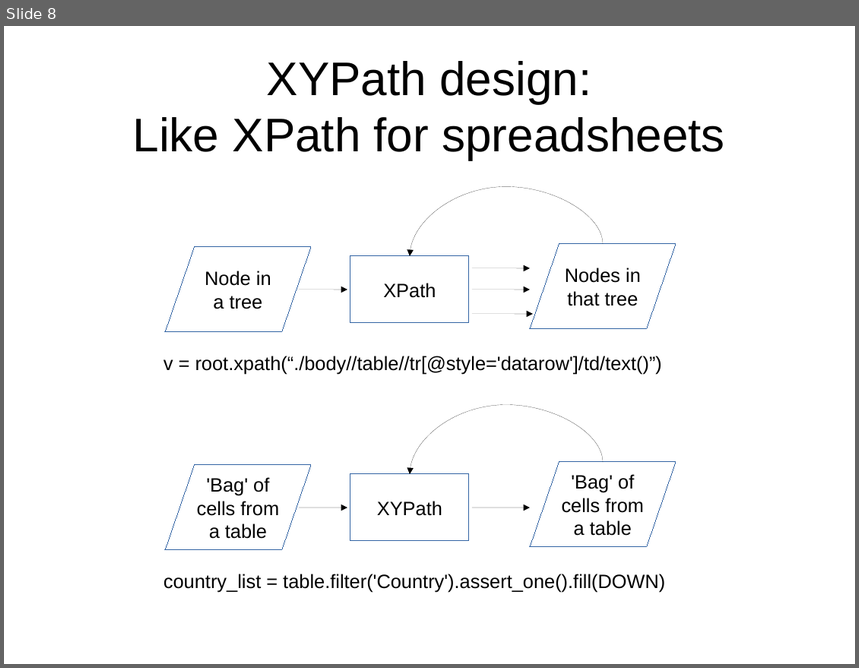
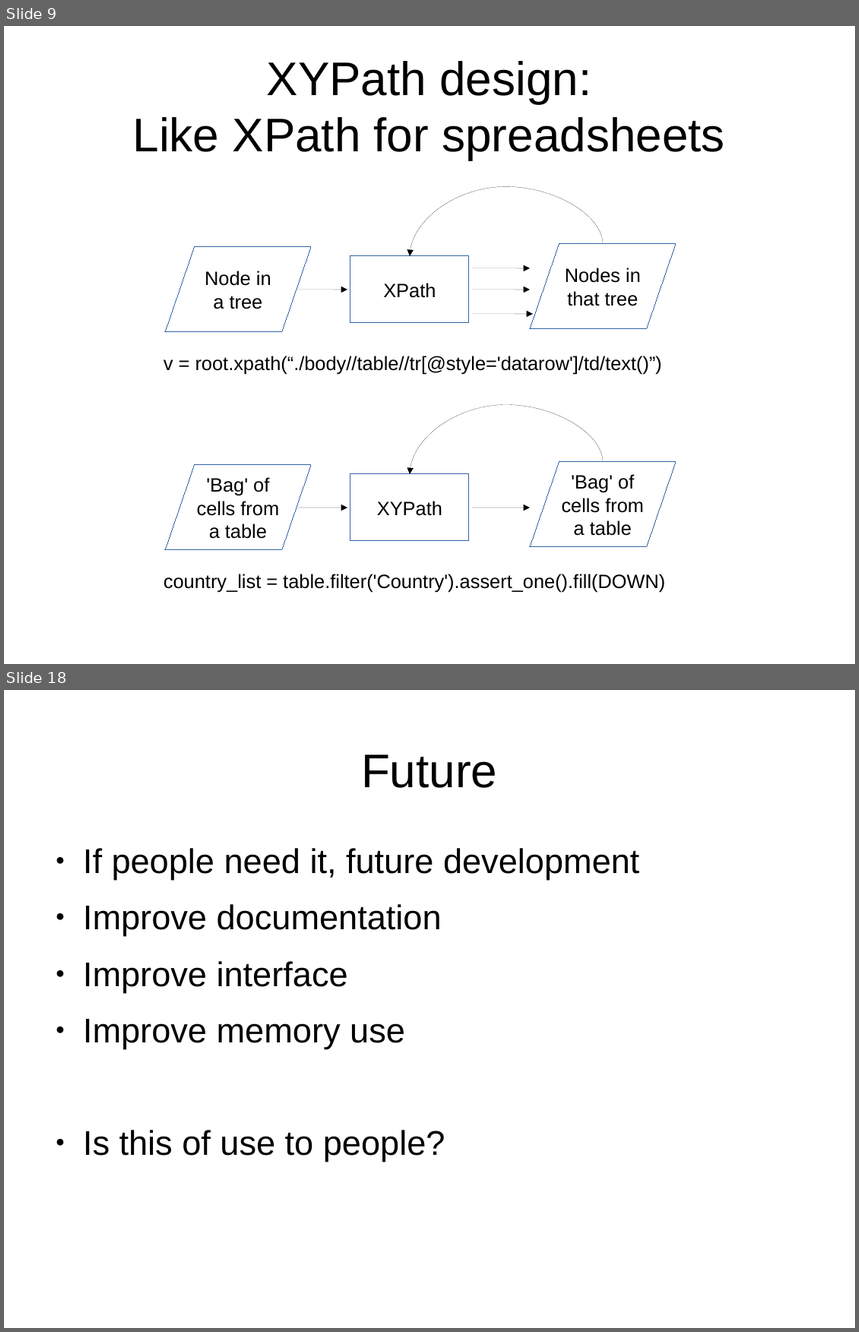
Before and after one commit to sensiblecodeio/xypath, a slide deck: presentation.odp. Shown one above the other, each under a label of ours: slide 8 before the commit, slides 9 and 18 after it; the slides between them are not shown. The pictures are 859x668 and 859x1332 pixels, drawn with LibreOffice and Linux fonts; fonts in the diff are those of the drawing. Boxes give left, top, right and bottom in pixels: in the first picture for what was removed or moved away, otherwise in the second. Text is boxed around its words. In the diff, an @@ line names an element or a change of style, - is before the commit and + after.

```diff
--- a/presentation.odp
+++ b/presentation.odp
@@ slide 18 added at (4,690,855,1328), background #FFFFFF @@
@@ title added at (361,755,497,788), 44 pt, text #000000 @@
+Future
@@ text added at (83,848,639,1162), 32 pt, text #000000 @@
+● If people need it, future development
+● Improve documentation
+● Improve interface
+● Improve memory use
+● Is this of use to people?
@@ what was slide 8 is now slide 9 @@
```
Also in this commit, not shown: 2 slides changed, 8 other slides added, 4 slides removed.
